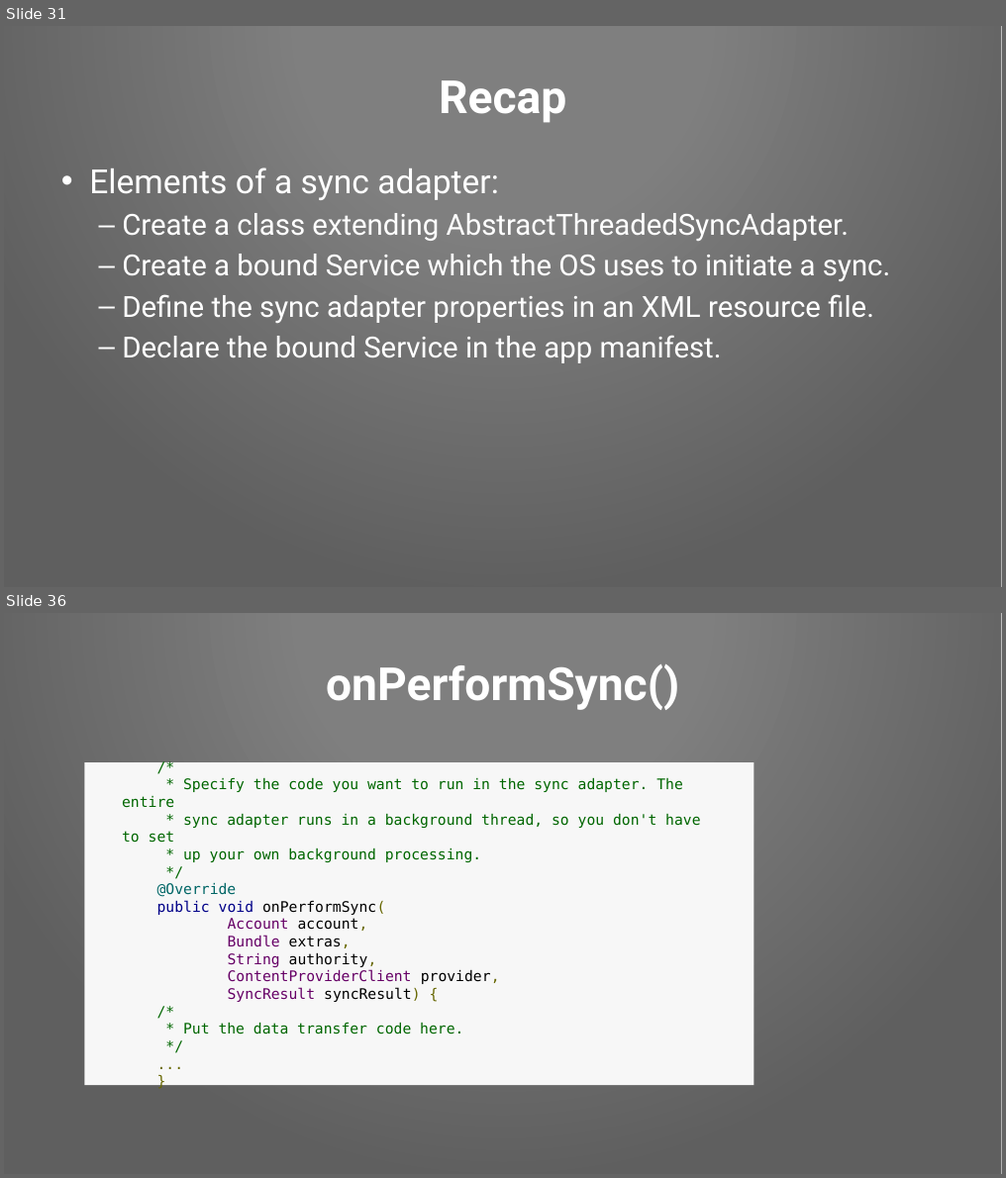
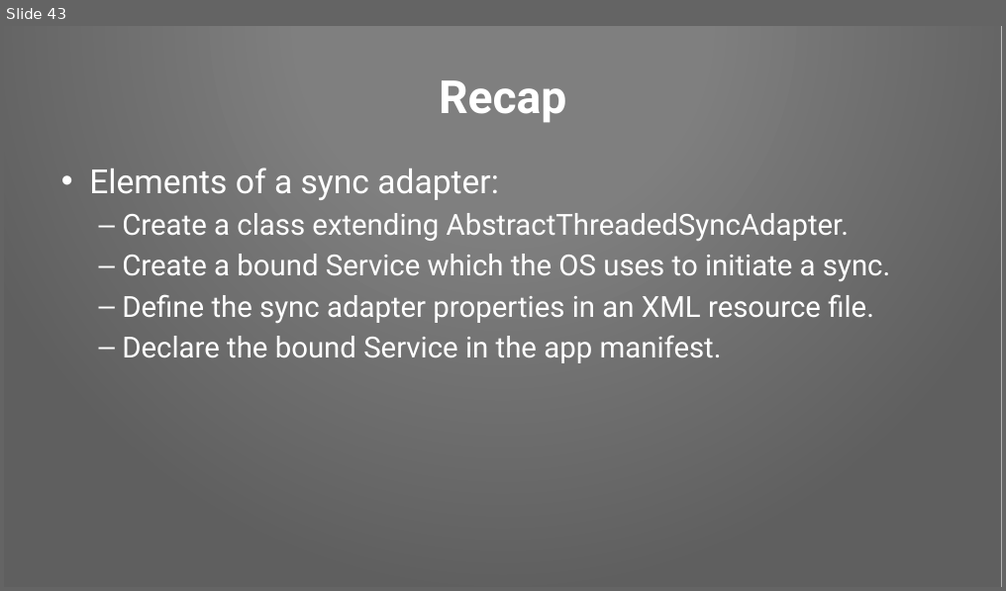
Before and after one commit to Pixplicity/sync-demo, a slide deck: I've been doing some syncing.pptx. Shown one above the other, each under a label of ours: slides 31 and 36 before the commit, slide 43 after it; the slides between them are not shown. The pictures are 1006x1178 and 1006x591 pixels, drawn with LibreOffice and Linux fonts; fonts in the diff are those of the drawing; background and template pictures are left out. Boxes give left, top, right and bottom in pixels: in the first picture for what was removed or moved away, otherwise in the second. Text is boxed around its words. In the diff, an @@ line names an element or a change of style, - is before the commit and + after.

Commit message:
extended on AccountAuthenticator and service, and many other improvements

```diff
--- a/I've been doing some syncing.pptx
+++ b/I've been doing some syncing.pptx
@@ slide 36 removed at bbox=[4, 613, 1002, 1174], background picture (left out); not listed: 1 template element that a slide beside it also shows @@
@@ title removed at bbox=[326, 664, 679, 710] @@
-onPerformSync()
@@ text removed at bbox=[85, 759, 754, 1089] @@
-/*
-* Specify the code you want to run in the sync adapter. The entire
-* sync adapter runs in a background thread, so you don't have to set
-* up your own background processing.
-*/
-@Override
-public void onPerformSync(
-Account account,
-Bundle extras,
-String authority,
-ContentProviderClient provider,
-SyncResult syncResult) {
-/*
-* Put the data transfer code here.
-*/
-...
-}
@@ what was slide 31 is now slide 43 @@
```
Also in this commit, not shown: 15 slides changed, 16 slides added, 3 other slides removed.
